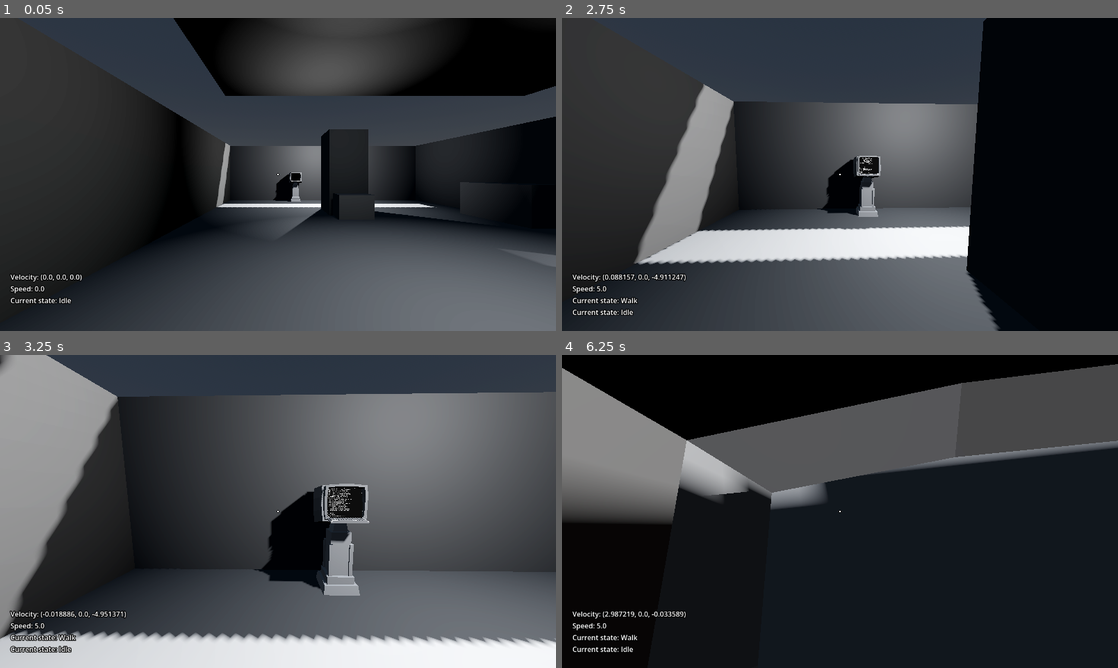
Above: before the commit, frames 1-4 (two rows, left to right).
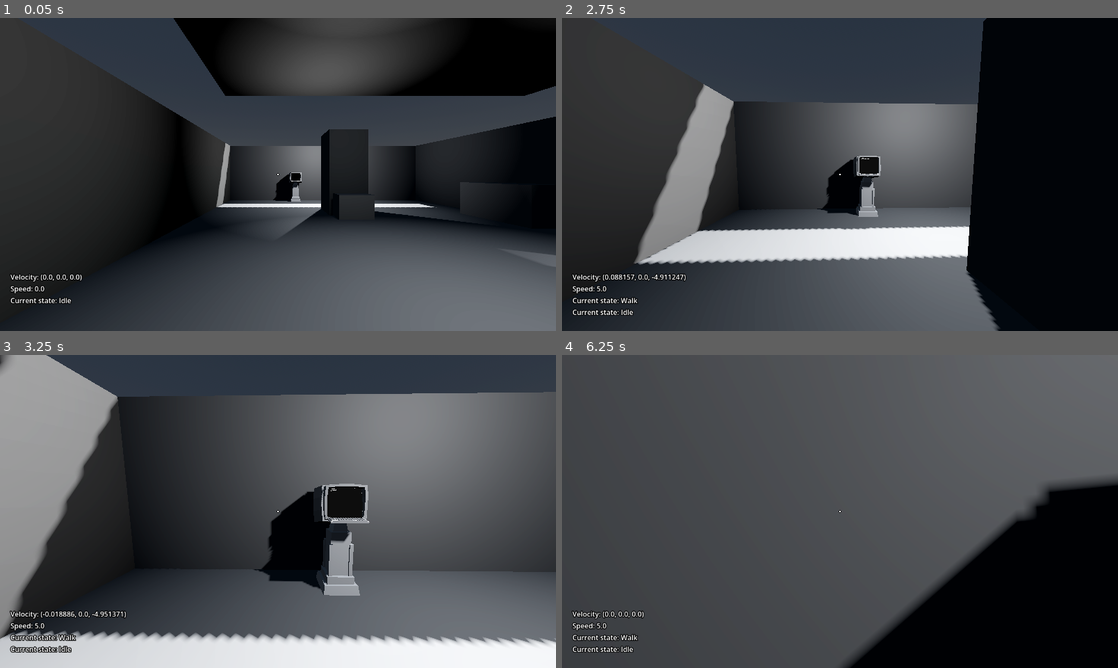
Above: after the commit, the same moments.

Repository: Kerbx/godoband-game
Game: Godot game, scene res://scenes/player_in_base/test_world.tscn
Same seed, same stepped clock (60 frames per second), same inputs: the game is played once before the commit and once after it. The project has no main scene, so this scene is started directly.
Inputs (mouse positions are in pixels of both pictures, inside the frame that each line leads up to):
- Up to frame 1 (0.05 s): no input
- Up to frame 2 (2.75 s): tap Enter at 0.5 s; move the mouse to (867, 174) at 0.52 s; hold W (move_forward) from 0.53 s (still down); tap E (interact_primary, bound only after the commit) at 0.6, 1.55, 2.1 s; click (867, 174) at 0.67 s; tap F (interact_secondary, bound only after the commit) at 0.8, 1.35, 2.3 s; move the mouse to (812, 174) at 1.27 s; click (812, 174) at 1.42 s; move the mouse to (851, 168) at 2.02 s; click (851, 168) at 2.17 s
- Up to frame 3 (3.25 s): keep holding W (move_forward); move the mouse to (272, 517) at 2.77 s; tap F (interact_secondary, bound only after the commit) at 2.85 s; click (272, 517) at 2.92 s; tap E (interact_primary, bound only after the commit) at 3.05 s
- Up to frame 4 (6.25 s): move the mouse to (878, 514) at 3.52 s; tap Backspace at 3.6 s; click (878, 514) at 3.67 s; tap F (interact_secondary, bound only after the commit) at 3.8, 5.3, 5.85 s; tap Escape (escape, bound only after the commit) at 4.15 s; move the mouse to (795, 508) at 4.27 s; tap Enter at 4.35 s; click (795, 508) at 4.42 s; tap E (interact_primary, bound only after the commit) at 4.55, 5.1, 6.05 s; move the mouse to (845, 511) at 5.02 s; click (845, 511) at 5.17 s; tap Space at 5.75 s; move the mouse to (817, 505) at 5.77 s; release W (move_forward) at 5.78 s; hold D (move_right) from 5.78 s (still down); click (817, 505) at 5.92 s

Frame 1 is identical in both runs. In frame 2, less than 0.1% of the frame differs, in the area x 53-56%, y 44-50%; in frame 3, 0.1%; in frame 4, 87%, in the area x 0-100%, y 0-100%.

Commit message:
Add interaction system and terminal FSM
Introduce a generic interaction framework and terminal finite-state-machine. Adds Interactor (ShapeCast3D), InteractableObject and InteractionAction base classes and wires an Interactor into the PlayerInBase scene (export, node path, and enabled/disabled during movement). Adds interaction action to open the terminal and integrates a state machine for the terminal with idle/active states and camera tweener usage. Project input mappings for primary/secondary interact and escape were added, UnhandledKeyboardInput was fixed to ignore echoed key events, and CameraTweener gained a class_name and safer animated camera cleanup. EventBus now exposes player_state_ui to let states toggle the player's UI state. Several scene adjustments (terminal model, camera placement, SubViewport, and UI cleanup) are included to support the new behavior.

Diff:
--- a/project.godot
+++ b/project.godot
@@ -66,3 +66,18 @@
 "events": [Object(InputEventKey,"resource_local_to_scene":false,"resource_name":"","device":-1,"window_id":0,"alt_press …(195 unchanged characters)…
 ]
 }
+interact_primary={
+"deadzone": 0.2,
+"events": [Object(InputEventKey,"resource_local_to_scene":false,"resource_name":"","device":-1,"window_id":0,"alt_pressed":false,"shift_pressed":false,"ctrl_pressed":false,"meta_pressed":false,"pressed":false,"keycode":0,"physical_keycode":69,"key_label":0,"unicode":101,"location":0,"echo":false,"script":null)
+]
+}
+interact_secondary={
+"deadzone": 0.2,
+"events": [Object(InputEventKey,"resource_local_to_scene":false,"resource_name":"","device":-1,"window_id":0,"alt_pressed":false,"shift_pressed":false,"ctrl_pressed":false,"meta_pressed":false,"pressed":false,"keycode":0,"physical_keycode":70,"key_label":0,"unicode":102,"location":0,"echo":false,"script":null)
+]
+}
+escape={
+"deadzone": 0.2,
+"events": [Object(InputEventKey,"resource_local_to_scene":false,"resource_name":"","device":-1,"window_id":0,"alt_pressed":false,"shift_pressed":false,"ctrl_pressed":false,"meta_pressed":false,"pressed":false,"keycode":0,"physical_keycode":4194305,"key_label":0,"unicode":0,"location":0,"echo":false,"script":null)
+]
+}
--- a/scenes/player_in_base/player_in_base.gd
+++ b/scenes/player_in_base/player_in_base.gd
@@ -21,6 +21,7 @@
 
 @export_category("Nodes:")
 @export var state_machine: StateMachine
+@export var _interactor : Interactor
 @export var camera : Camera3D
 @export var head : Node3D
 @export var mesh_body: Node3D
@@ -58,9 +59,16 @@
 	can_move = false
 	can_rotate = false
 
+	if _interactor:
+		_interactor.disabled = true
+
 func movement_enable():
 	can_move = true
 	can_rotate = true
+
+	if _interactor:
+		_interactor.disabled = false
+
 
 
 func _physics_process(delta: float) -> void:
@@ -107,7 +115,7 @@
 	mesh_body.rotation_degrees.y = lerp(mesh_body.rotation_degrees.y, head.rotation_degrees.y + 90, 0.1)
 
 	wheel.rotation_degrees.z += (velocity.length() * delta * 35)
-	print(velocity.length()*delta)
+	#print(velocity.length()*delta)
 
 	camera.fov = lerp(camera.fov, fov_base + fov_move * velocity_clamped, 0.025)
 	move_and_slide()
--- a/scenes/player_in_base/player_in_base.tscn
+++ b/scenes/player_in_base/player_in_base.tscn
@@ -2,6 +2,7 @@
 
 [ext_resource type="Script" uid="uid://dargsoj0p7pln" path="res://scripts/base_classes/state_machine.gd" id="1_dovo2"]
 [ext_resource type="Script" uid="uid://bpfi4r4pbjbsb" path="res://scenes/player_in_base/player_in_base.gd" id="1_gmlin"]
+[ext_resource type="Script" uid="uid://b7qrecfxpa2x2" path="res://scripts/base_classes/interact_classes/interactor.gd" id="2_it3ha"]
 [ext_resource type="Texture2D" uid="uid://bsqymoovd5a1p" path="res://assets/player/ui/crosshair.png" id="3_g1dw6"]
 
 [sub_resource type="StandardMaterial3D" id="StandardMaterial3D_4p8tv"]
@@ -365,6 +366,9 @@
 radius = 0.35
 height = 0.7
 
+[sub_resource type="SphereShape3D" id="SphereShape3D_8h1wv"]
+radius = 0.25
+
 [sub_resource type="GDScript" id="GDScript_rkbax"]
 script/source = "extends State
 
@@ -462,6 +466,13 @@
 
 @export var player: PlayerInBase
 
+func _ready() -> void:
+	EventBus.player_state_ui.connect(func (en : bool) -> void:
+		if en:
+			state_machine.change_state(\"ui\")
+		else:
+			state_machine.change_state(\"idle\")
+		)
 
 func enter():
 	player.movement_disable()
@@ -490,10 +501,11 @@
 		prev_state_label.text = \"Current state: %s\" % player.state_machine.prev_state.name
 "
 
-[node name="PlayerInBase" type="CharacterBody3D" unique_id=401696813 node_paths=PackedStringArray("state_machine", "camera", "head", "mesh_body", "wheel")]
+[node name="PlayerInBase" type="CharacterBody3D" unique_id=401696813 node_paths=PackedStringArray("state_machine", "_interactor", "camera", "head", "mesh_body", "wheel")]
 script = ExtResource("1_gmlin")
 speed_run = 10.0
 state_machine = NodePath("StateMachine")
+_interactor = NodePath("Head/Camera3D/Interactor")
 camera = NodePath("Head/Camera3D")
 head = NodePath("Head")
 mesh_body = NodePath("MeshBody")
@@ -584,8 +596,10 @@
 
 [node name="Camera3D" type="Camera3D" parent="Head" unique_id=1236099094]
 
-[node name="RaycastInteraction" type="RayCast3D" parent="Head/Camera3D" unique_id=181959344]
+[node name="Interactor" type="ShapeCast3D" parent="Head/Camera3D" unique_id=1691684127]
+shape = SubResource("SphereShape3D_8h1wv")
 target_position = Vector3(0, 0, -1.5)
+script = ExtResource("2_it3ha")
 
 [node name="StateMachine" type="Node" parent="." unique_id=1325385735 node_paths=PackedStringArray("init_state")]
 script = ExtResource("1_dovo2")
@@ -609,8 +623,9 @@
 script = SubResource("GDScript_g6k8r")
 player = NodePath("../..")
 
-[node name="UI" type="Node" parent="StateMachine" unique_id=1214025327]
+[node name="UI" type="Node" parent="StateMachine" unique_id=1214025327 node_paths=PackedStringArray("player")]
 script = SubResource("GDScript_gmlin")
+player = NodePath("../..")
 metadata/_custom_type_script = "uid://10pyhf7ptwpk"
 
 [node name="DebugLayer" type="CanvasLayer" parent="." unique_id=1029126888 node_paths=PackedStringArray("player", "velocity_label", "speed_label", "current_state_label", "prev_state_label")]
--- /dev/null
+++ b/scenes/terminal/active_state.gd
@@ -0,0 +1,22 @@
+extends BaseTerminalState
+
+var current_camera : Camera3D
+
+func enter():
+	current_camera = get_viewport().get_camera_3d()
+
+	INPUT_THING.disabled = false
+
+	if is_instance_valid(CAMERA_TWEENER):
+		CAMERA_TWEENER.play(false, current_camera)
+
+	EventBus.player_state_ui.emit(true)
+
+func phyisic_update(_delta):
+	if Input.is_action_just_pressed("escape"):
+		state_machine.change_state("idle_state")
+
+func exit():
+	if is_instance_valid(CAMERA_TWEENER):
+		await CAMERA_TWEENER.play(true, current_camera)
+	EventBus.player_state_ui.emit(false)
--- /dev/null
+++ b/scenes/terminal/fsm/BaseTerminalState.gd
@@ -0,0 +1,9 @@
+class_name BaseTerminalState
+extends State
+
+var CAMERA_TWEENER : CameraTweener
+var INPUT_THING : UnhandledKeyboardInput
+
+func _ready() -> void:
+	CAMERA_TWEENER = owner.camera_placement
+	INPUT_THING = owner.input_thing
--- /dev/null
+++ b/scenes/terminal/idle_state.gd
@@ -0,0 +1,4 @@
+extends BaseTerminalState
+
+func enter():
+	INPUT_THING.disabled = true
--- /dev/null
+++ b/scenes/terminal/interaction_open_terminal.gd
@@ -0,0 +1,4 @@
+extends InteractionAction
+
+func execute(_interactor: Node) -> void:
+	owner.state_machine.change_state("active_state")
--- a/scenes/terminal/terminal.gd
+++ b/scenes/terminal/terminal.gd
@@ -5,8 +5,11 @@
 @export var input_label : Label
 @export var log_rich_text_label : RichTextLabel
 
-@onready var terminal_screen: MeshInstance3D = $terminal/terminal_screen
+@onready var terminal_screen: MeshInstance3D = $model/terminal_screen
 @onready var sub_viewport: SubViewport = $SubViewport
+
+@export var camera_placement : CameraTweener
+@export var state_machine : StateMachine
 
 @export var commands : Array[TerminalCommand]
 
--- a/scenes/terminal/terminal.tscn
+++ b/scenes/terminal/terminal.tscn
@@ -8,18 +8,54 @@
 [ext_resource type="PackedScene" uid="uid://cavtkjcuul3iy" path="res://assets/props/terminal/terminal.glb" id="3_m4hbx"]
 [ext_resource type="Resource" uid="uid://de7xms2ymahrx" path="res://scripts/base_classes/terminal/commands/r_help_command.tres" id="4_drxfo"]
 [ext_resource type="Resource" uid="uid://cfemyeht61yuf" path="res://scripts/base_classes/terminal/commands/r_login_command.tres" id="5_2jfs2"]
+[ext_resource type="Script" uid="uid://dargsoj0p7pln" path="res://scripts/base_classes/state_machine.gd" id="7_0mkqh"]
+[ext_resource type="Script" uid="uid://c7lw30yplpivp" path="res://scenes/terminal/idle_state.gd" id="8_dq3k5"]
+[ext_resource type="Script" uid="uid://b88eomu0kt2dt" path="res://scenes/terminal/active_state.gd" id="9_dq3k5"]
 [ext_resource type="Script" uid="uid://b4rbt2jaeci50" path="res://scripts/base_classes/camera_animation.gd" id="9_drxfo"]
+[ext_resource type="Script" uid="uid://vtt7bibvggiy" path="res://scripts/base_classes/interact_classes/interactable_object.gd" id="10_7eo3p"]
+[ext_resource type="Script" uid="uid://ce7og5svm4oao" path="res://scenes/terminal/interaction_open_terminal.gd" id="12_fp2rj"]
 
-[node name="Terminal" type="Node3D" unique_id=2050385956 node_paths=PackedStringArray("input_thing", "input_label", "log_rich_text_label")]
+[sub_resource type="BoxShape3D" id="BoxShape3D_drxfo"]
+size = Vector3(1, 2, 1)
+
+[node name="Terminal" type="Node3D" unique_id=2050385956 node_paths=PackedStringArray("input_thing", "input_label", "log_rich_text_label", "camera_placement", "state_machine")]
 script = ExtResource("1_2y7k8")
 input_thing = NodePath("UnhandledKeyboardInput")
 input_label = NodePath("SubViewport/terminal_ui/VBoxContainer/Label")
 log_rich_text_label = NodePath("SubViewport/terminal_ui/VBoxContainer/RichTextLabel")
+camera_placement = NodePath("camera_placement")
+state_machine = NodePath("state_machine")
 commands = Array[ExtResource("2_171q7")]([ExtResource("3_chhtq"), ExtResource("4_drxfo"), ExtResource("5_2jfs2")])
 
 [node name="UnhandledKeyboardInput" type="Node" parent="." unique_id=1038186003]
 script = ExtResource("2_0uvmq")
+disabled = true
 metadata/_custom_type_script = "uid://cewrcha4v4sts"
+
+[node name="state_machine" type="Node" parent="." unique_id=650562419 node_paths=PackedStringArray("init_state")]
+script = ExtResource("7_0mkqh")
+init_state = NodePath("idle_state")
+metadata/_custom_type_script = "uid://dargsoj0p7pln"
+
+[node name="idle_state" type="Node" parent="state_machine" unique_id=149090552]
+script = ExtResource("8_dq3k5")
+metadata/_custom_type_script = "uid://10pyhf7ptwpk"
+
+[node name="active_state" type="Node" parent="state_machine" unique_id=1972966651]
+script = ExtResource("9_dq3k5")
+metadata/_custom_type_script = "uid://dipjqhdr7e8og"
+
+[node name="InteractableObject" type="StaticBody3D" parent="." unique_id=1124149005]
+script = ExtResource("10_7eo3p")
+
+[node name="interaction_open_terminal" type="Node" parent="InteractableObject" unique_id=14863548]
+script = ExtResource("12_fp2rj")
+action_name = &"Open Terminal"
+hold_duration = 0.25
+
+[node name="CollisionShape3D" type="CollisionShape3D" parent="InteractableObject" unique_id=353313063]
+transform = Transform3D(1, 0, 0, 0, 1, 0, 0, 0, 1, 0, 1.1, 0)
+shape = SubResource("BoxShape3D_drxfo")
 
 [node name="SubViewport" type="SubViewport" parent="." unique_id=848450309]
 handle_input_locally = false
@@ -31,7 +67,7 @@
 fit_content = true
 autowrap_mode = 1
 
-[node name="terminal" parent="." unique_id=94069392 instance=ExtResource("3_m4hbx")]
+[node name="model" parent="." unique_id=94069392 instance=ExtResource("3_m4hbx")]
 transform = Transform3D(1, 0, 0, 0, 1, 0, 0, 0, 1, 0, 0.59999996, 0.49999997)
 
 [node name="camera_placement" type="Marker3D" parent="." unique_id=1193700963]
--- a/scenes/terminal/terminal_ui.tscn
+++ b/scenes/terminal/terminal_ui.tscn
@@ -29,30 +29,8 @@
 layout_mode = 2
 size_flags_vertical = 3
 bbcode_enabled = true
-text = "[    0.000000] Initializing system core...
-[    0.012418] Loading kernel modules...
-[    0.045902] CPU detected: x86_64 @ 3.60GHz
-[    0.046113] Memory check: 256 MB OK
-[    0.071554] Mounting virtual file systems...
-[    0.093287] /dev/root mounted successfully
-[    0.120441] Initializing I/O subsystems...
-[    0.148772] Network interface eth0 up
-[    0.176904] DHCP request sent...
-[    0.241118] IP address acquired: 192.168.1.42
-[    0.278993] Starting system services...
-[    0.301552] Service manager: OK
-[    0.337119] Time synchronization complete
-[    0.369840] Security layer enabled
-[    0.402117] Checking system integrity...
-[    0.441233] Integrity check passed
-[    0.477891] Launching user environment...
-[    0.512004] Initializing terminal interface...
-
-System ready.
-"
 scroll_active = false
 
 [node name="Label" type="Label" parent="VBoxContainer" unique_id=116786965]
 layout_mode = 2
-text = "login:"
 autowrap_mode = 1
--- a/scripts/base_classes/UnhandledKeyboardInput.gd
+++ b/scripts/base_classes/UnhandledKeyboardInput.gd
@@ -16,7 +16,7 @@
 
 func _unhandled_key_input(event: InputEvent) -> void:
 	if event is InputEventKey and event.pressed:
-		if event.unicode > 0:
+		if event.unicode > 0 and not event.is_echo():
 			input_key.emit(char(event.unicode))
 		else:
 			match event.keycode:
--- a/scripts/base_classes/camera_animation.gd
+++ b/scripts/base_classes/camera_animation.gd
@@ -1,4 +1,6 @@
+class_name CameraTweener
 extends Node
+
 
 @export var trans_type : Tween.TransitionType = Tween.TRANS_SINE
 @export var ease_type : Tween.EaseType = Tween.EASE_IN_OUT
@@ -68,5 +70,6 @@
 		await tween.finished
 
 		original_camera.make_current()
-		animated_camera.queue_free()
+		if is_instance_valid(animated_camera):
+			animated_camera.queue_free()
 		animated_camera = null
--- /dev/null
+++ b/scripts/base_classes/interact_classes/interactable_object.gd
@@ -0,0 +1,9 @@
+class_name InteractableObject
+extends PhysicsBody3D
+
+var actions: Array[InteractionAction] = []
+
+func _ready():
+	for child in get_children():
+		if child is InteractionAction:
+			actions.append(child)
--- /dev/null
+++ b/scripts/base_classes/interact_classes/interaction_action.gd
@@ -0,0 +1,17 @@
+class_name InteractionAction
+extends Node
+
+enum INTERACTION_INPUT {
+	PRIMARY_INTERACTION,
+	SECONDARY_INTERACTION
+}
+
+@export var action_name : StringName = &'nameholder'
+@export var interaction: INTERACTION_INPUT
+@export var hold_duration: float = 0.0
+
+func can_execute(_interactor: Node) -> bool:
+	return true
+
+func execute(_interactor: Node) -> void:
+	pass
--- /dev/null
+++ b/scripts/base_classes/interact_classes/interactor.gd
@@ -0,0 +1,129 @@
+class_name Interactor
+extends ShapeCast3D
+
+@export var disabled : bool = false :
+	set(value):
+		set_process_input(!value)
+		disabled = value
+
+@export var primary_input_action: StringName = &"interact_primary"
+@export var secondary_input_action: StringName = &"interact_secondary"
+
+var _current_target: InteractableObject
+var _press_action: InteractionAction
+var _hold_action: InteractionAction
+
+var _hold_time := 0.0
+var _is_tracking := false
+var _current_input_type: InteractionAction.INTERACTION_INPUT
+
+func _ready() -> void:
+	add_exception(get_owner())
+
+
+func _process(delta: float) -> void:
+	if not _is_tracking:
+		return
+
+	if not is_instance_valid(_current_target):
+		_reset()
+		return
+
+	_hold_time += delta
+
+	if _hold_action and _hold_time >= _hold_action.hold_duration:
+		if _hold_action.can_execute(self):
+			_hold_action.execute(self)
+		_reset()
+
+
+func _input(event: InputEvent) -> void:
+	if event.is_action_pressed(primary_input_action):
+		_try_start(InteractionAction.INTERACTION_INPUT.PRIMARY_INTERACTION)
+
+	if event.is_action_pressed(secondary_input_action):
+		_try_start(InteractionAction.INTERACTION_INPUT.SECONDARY_INTERACTION)
+
+	if event.is_action_released(primary_input_action):
+		_try_release(InteractionAction.INTERACTION_INPUT.PRIMARY_INTERACTION)
+
+	if event.is_action_released(secondary_input_action):
+		_try_release(InteractionAction.INTERACTION_INPUT.SECONDARY_INTERACTION)
+
+
+func _try_start(
+	input_type: InteractionAction.INTERACTION_INPUT
+) -> void:
+
+	var target := _get_focused_object()
+	if not target:
+		return
+
+	var actions := _collect_actions(target, input_type)
+	if actions.is_empty():
+		return
+
+	_current_target = target
+	_current_input_type = input_type
+
+	_press_action = null
+	_hold_action = null
+
+	for action in actions:
+		if action.hold_duration > 0.0:
+			_hold_action = action
+		else:
+			_press_action = action
+
+	_hold_time = 0.0
+	_is_tracking = true
+
+
+func _try_release(
+	input_type: InteractionAction.INTERACTION_INPUT
+) -> void:
+
+	if not _is_tracking:
+		return
+
+	if input_type != _current_input_type:
+		return
+
+	if _hold_action and _hold_time >= _hold_action.hold_duration:
+		_reset()
+		return
+
+	if _press_action:
+		if _press_action.can_execute(self):
+			_press_action.execute(self)
+
+	_reset()
+
+
+func _collect_actions(
+	target: InteractableObject,
+	input_type: InteractionAction.INTERACTION_INPUT
+) -> Array:
+
+	var result: Array = []
+
+	for action in target.actions:
+		if action.interaction == input_type:
+			result.append(action)
+
+	return result
+
+
+func _reset() -> void:
+	_current_target = null
+	_press_action = null
+	_hold_action = null
+	_hold_time = 0.0
+	_is_tracking = false
+
+
+func _get_focused_object() -> InteractableObject:
+	for collider_index: int in get_collision_count():
+		if get_collider(collider_index) is InteractableObject:
+			return get_collider(collider_index)
+	return null
--- a/scripts/globals/EventBus.gd
+++ b/scripts/globals/EventBus.gd
@@ -2,3 +2,5 @@
 
 signal update_settings
 signal update_navigation_mesh
+
+signal player_state_ui(enabled : bool)
Not shown, added: scenes/terminal/active_state.gd.uid
Not shown, added: scenes/terminal/fsm/BaseTerminalState.gd.uid
Not shown, added: scenes/terminal/idle_state.gd.uid
Not shown, added: scenes/terminal/interaction_open_terminal.gd.uid
Not shown, added: scripts/base_classes/interact_classes/interactable_object.gd.uid
Not shown, added: scripts/base_classes/interact_classes/interaction_action.gd.uid
Not shown, added: scripts/base_classes/interact_classes/interactor.gd.uid
